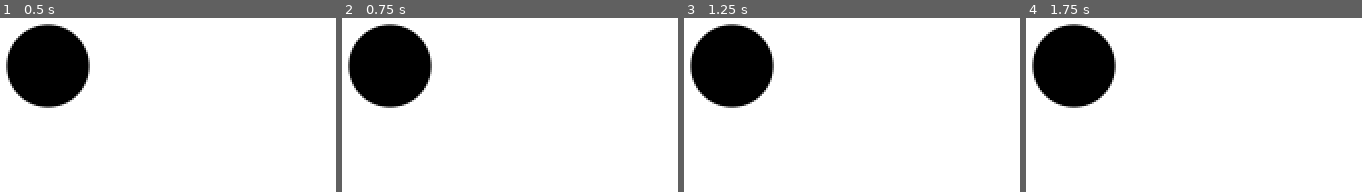
Above: before the commit, frames 1-4 (left to right).
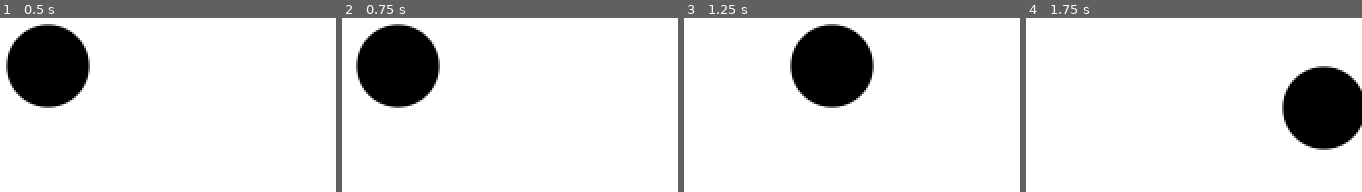
Above: after the commit, the same moments.

Repository: fawfle/blood-jam-cu
Game: Godot game, scene res://scenes/main.tscn
The game is run twice, just before and just after one commit, with the same random seed, the same clock (stepped at 60 frames per second) and the same inputs.
Inputs:
- Up to frame 1 (0.5 s): no input
- Up to frame 2 (0.75 s): tap Enter at 0.5 s; hold D (right, bound only after the commit) from 0.53 s (still down)
- Up to frame 3 (1.25 s): keep holding D (right, bound only after the commit)
- Up to frame 4 (1.75 s): release D (right, bound only after the commit) at 1.28 s; hold S (backward, bound only after the commit) from 1.28 s (still down)

Frame 1 is identical in both runs. In frame 2, 3.0% of the frame differs, in the area x 1-30%, y 3-52%; in frame 3, 19%, in the area x 1-57%, y 3-52%; in frame 4, 19%.

Commit message:
Made Player Momentum

Diff:
--- a/project.godot
+++ b/project.godot
@@ -22,6 +22,33 @@
 window/stretch/mode="viewport"
 window/stretch/scale_mode="integer"
 
+[input]
+
+forward={
+"deadzone": 0.2,
+"events": [Object(InputEventKey,"resource_local_to_scene":false,"resource_name":"","device":-1,"window_id":0,"alt_pressed":false,"shift_pressed":false,"ctrl_pressed":false,"meta_pressed":false,"pressed":false,"keycode":0,"physical_keycode":87,"key_label":0,"unicode":119,"location":0,"echo":false,"script":null)
+, Object(InputEventKey,"resource_local_to_scene":false,"resource_name":"","device":-1,"window_id":0,"alt_pressed":false,"shift_pressed":false,"ctrl_pressed":false,"meta_pressed":false,"pressed":false,"keycode":0,"physical_keycode":4194320,"key_label":0,"unicode":0,"location":0,"echo":false,"script":null)
+]
+}
+backward={
+"deadzone": 0.2,
+"events": [Object(InputEventKey,"resource_local_to_scene":false,"resource_name":"","device":-1,"window_id":0,"alt_pressed":false,"shift_pressed":false,"ctrl_pressed":false,"meta_pressed":false,"pressed":false,"keycode":0,"physical_keycode":83,"key_label":0,"unicode":115,"location":0,"echo":false,"script":null)
+, Object(InputEventKey,"resource_local_to_scene":false,"resource_name":"","device":-1,"window_id":0,"alt_pressed":false,"shift_pressed":false,"ctrl_pressed":false,"meta_pressed":false,"pressed":false,"keycode":0,"physical_keycode":4194322,"key_label":0,"unicode":0,"location":0,"echo":false,"script":null)
+]
+}
+left={
+"deadzone": 0.2,
+"events": [Object(InputEventKey,"resource_local_to_scene":false,"resource_name":"","device":-1,"window_id":0,"alt_pressed":false,"shift_pressed":false,"ctrl_pressed":false,"meta_pressed":false,"pressed":false,"keycode":0,"physical_keycode":65,"key_label":0,"unicode":97,"location":0,"echo":false,"script":null)
+, Object(InputEventKey,"resource_local_to_scene":false,"resource_name":"","device":-1,"window_id":0,"alt_pressed":false,"shift_pressed":false,"ctrl_pressed":false,"meta_pressed":false,"pressed":false,"keycode":0,"physical_keycode":4194319,"key_label":0,"unicode":0,"location":0,"echo":false,"script":null)
+]
+}
+right={
+"deadzone": 0.2,
+"events": [Object(InputEventKey,"resource_local_to_scene":false,"resource_name":"","device":-1,"window_id":0,"alt_pressed":false,"shift_pressed":false,"ctrl_pressed":false,"meta_pressed":false,"pressed":false,"keycode":0,"physical_keycode":68,"key_label":0,"unicode":100,"location":0,"echo":false,"script":null)
+, Object(InputEventKey,"resource_local_to_scene":false,"resource_name":"","device":-1,"window_id":0,"alt_pressed":false,"shift_pressed":false,"ctrl_pressed":false,"meta_pressed":false,"pressed":false,"keycode":0,"physical_keycode":4194321,"key_label":0,"unicode":0,"location":0,"echo":false,"script":null)
+]
+}
+
 [rendering]
 
 textures/canvas_textures/default_texture_filter=0
--- /dev/null
+++ b/scenes/player/player.gd
@@ -0,0 +1,22 @@
+extends CharacterBody2D
+
+@export var speed := 200.0
+var movement_input := Vector2.ZERO
+
+func _physics_process(delta: float) -> void:
+	#velocity = Vector3(movement_input.x,0,movement_input.y) * base_speed
+	move_logic(delta)
+	move_and_slide()
+
+func move_logic(delta) -> void:
+	movement_input = Input.get_vector("left", "right", "forward", "backward")
+	var vel_2d = Vector2(velocity.x, velocity.y)
+	if movement_input != Vector2.ZERO:
+		vel_2d += movement_input * speed * delta
+		vel_2d = vel_2d.limit_length(speed)
+		velocity.x = vel_2d.x
+		velocity.y = vel_2d.y
+	else:
+		vel_2d = vel_2d.move_toward(Vector2.ZERO, speed * 4.0 * delta)
+		velocity.x = vel_2d.x
+		velocity.y = vel_2d.y
--- a/scenes/player/player.tscn
+++ b/scenes/player/player.tscn
@@ -1,4 +1,6 @@
-[gd_scene load_steps=4 format=3 uid="uid://c0xl0mbw34dfe"]
+[gd_scene load_steps=5 format=3 uid="uid://c0xl0mbw34dfe"]
+
+[ext_resource type="Script" uid="uid://bf7y8ggmj0n0g" path="res://scenes/player/player.gd" id="1_8afob"]
 
 [sub_resource type="Gradient" id="Gradient_8afob"]
 offsets = PackedFloat32Array(0, 0.45308474, 0.47419995, 1)
@@ -14,6 +16,7 @@
 radius = 20.024984
 
 [node name="Player" type="CharacterBody2D"]
+script = ExtResource("1_8afob")
 
 [node name="Sprite2D" type="Sprite2D" parent="."]
 texture = SubResource("GradientTexture2D_dovo2")
Not shown, added: scenes/player/player.gd.uid
